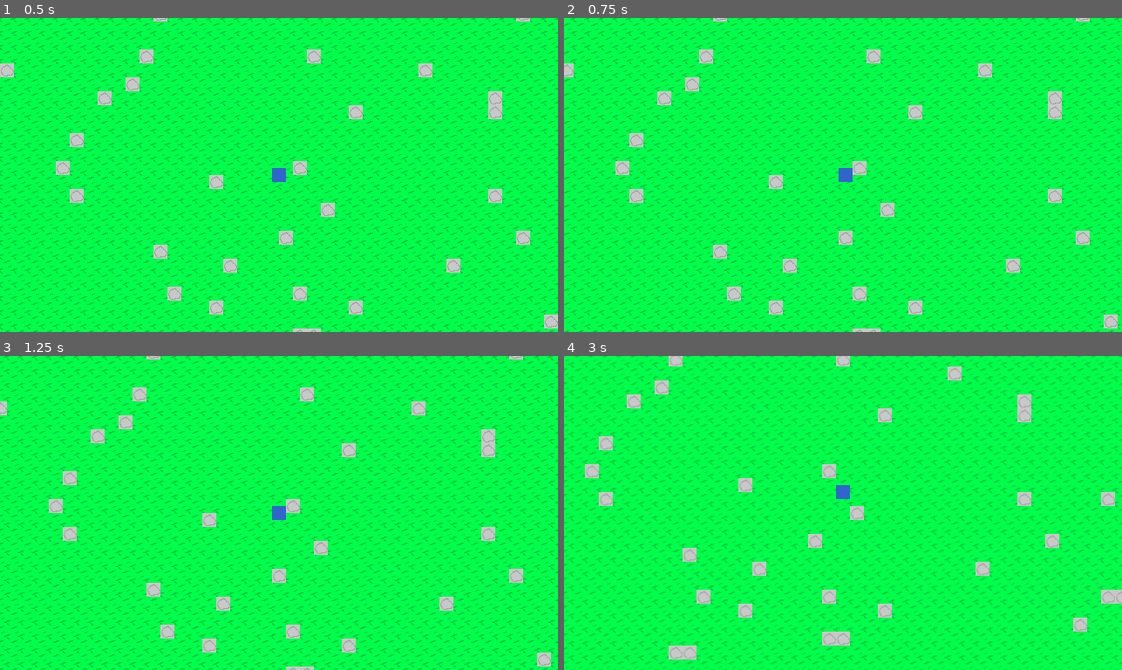
Above: before the commit, frames 1-4 (two rows, left to right).
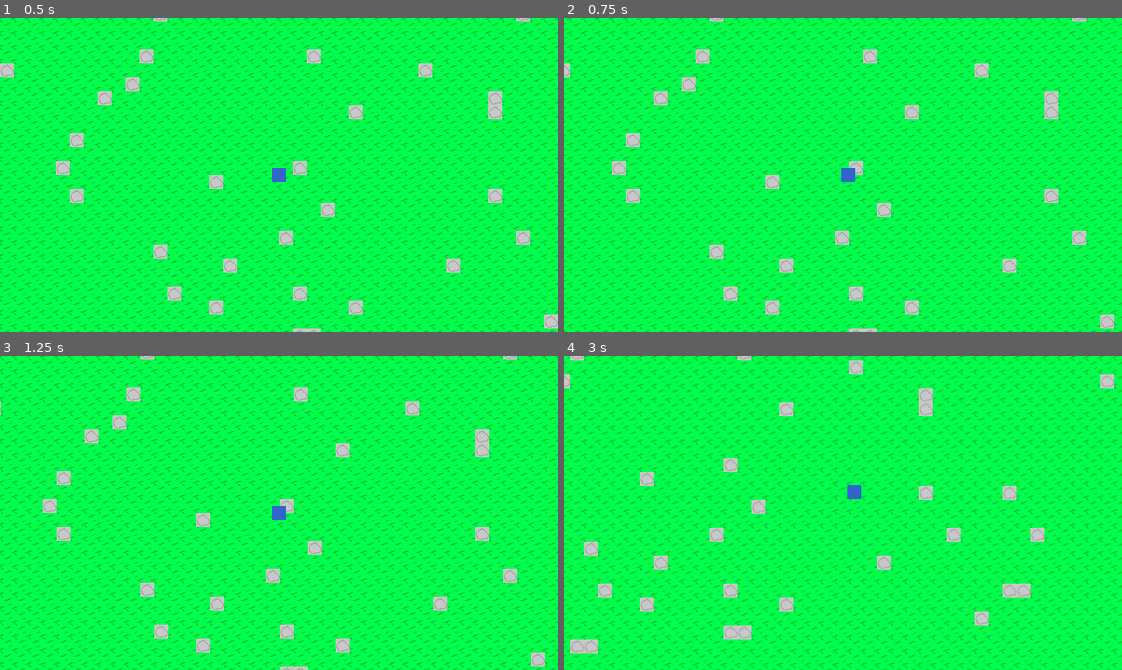
Above: after the commit, the same moments.

Repository: Pokebrouserkat/world
Game: Godot game, scene res://world.tscn
The game is run twice, just before and just after one commit, with the same random seed, the same clock (stepped at 60 frames per second) and the same inputs.
Inputs:
- Up to frame 1 (0.5 s): no input
- Up to frame 2 (0.75 s): tap Enter at 0.5 s; hold Right from 0.53 s (still down)
- Up to frame 3 (1.25 s): keep holding Right
- Up to frame 4 (3 s): release Right at 1.28 s; hold Down 1.28-2.03 s; hold Right 2.03-2.78 s; hold Up from 2.78 s (still down)

Frame 1 is identical in both runs. In frame 2, 27% of the frame differs, in the area x 0-100%, y 0-100%; in frame 3, 28%; in frame 4, 30%.

Commit message:
Reduce player hitbox to 1x1 pixel
Allows player to navigate between rocks more easily

🤖 Generated with [Claude Code](https://claude.com/claude-code)

Co-Authored-By: Claude <noreply@anthropic.com>

Diff:
--- a/player.tscn
+++ b/player.tscn
@@ -3,7 +3,7 @@
 [ext_resource type="Script" uid="uid://chh1pubjqui4t" path="res://player.gd" id="1_player"]
 
 [sub_resource type="RectangleShape2D" id="RectangleShape2D_1"]
-size = Vector2(16, 16)
+size = Vector2(1, 1)
 
 [node name="Player" type="CharacterBody2D"]
 script = ExtResource("1_player")
